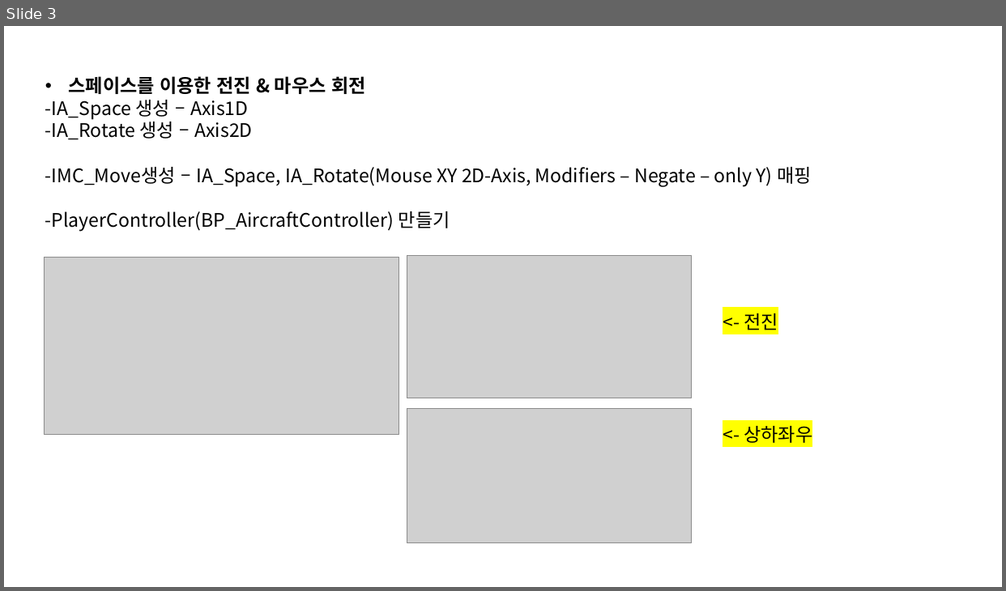
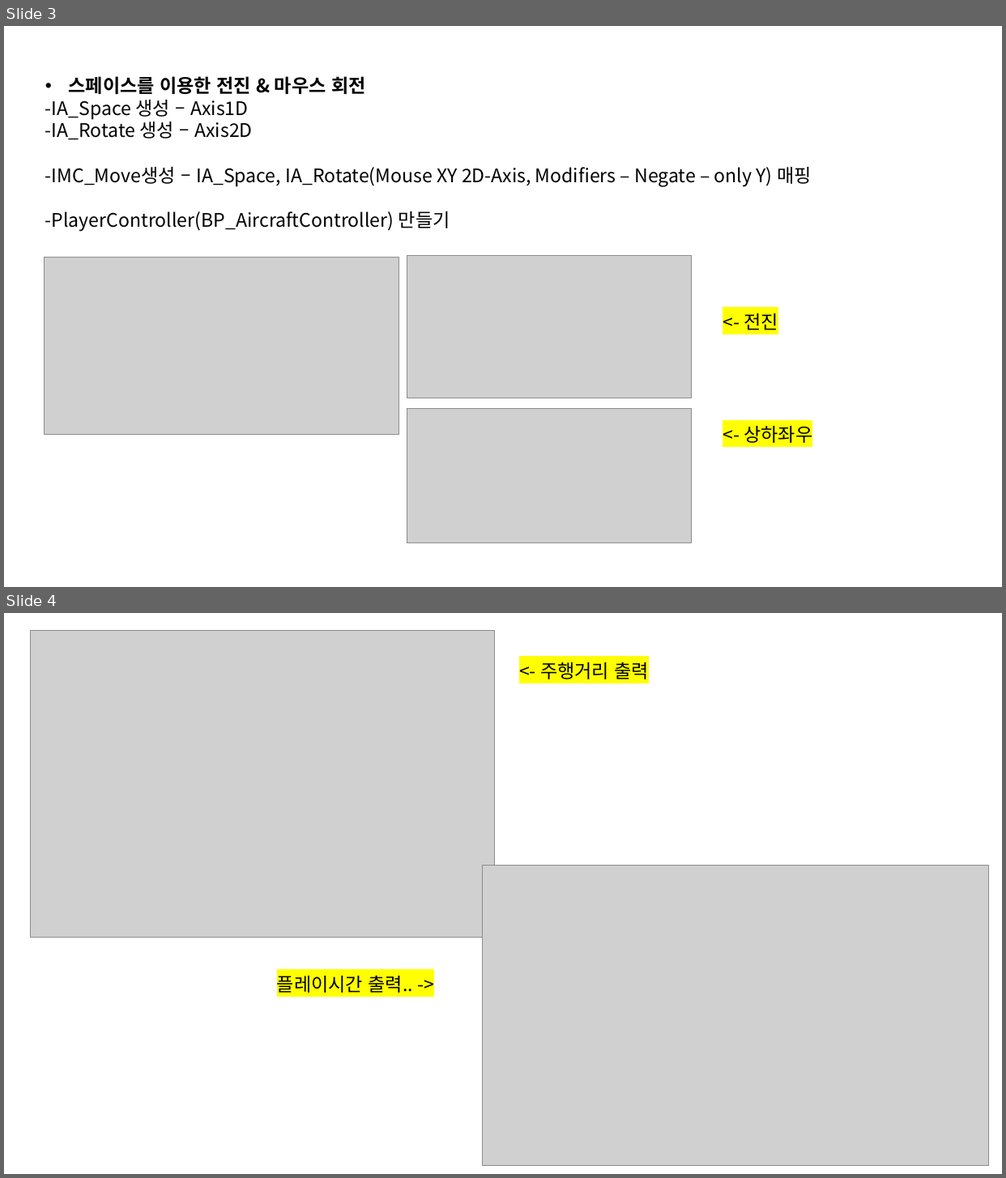
Before and after one commit to 9yu22/UnrealProject, a slide deck: Prac_1stTest.pptx. Shown one above the other, each under a label of ours: slide 3 before the commit, slides 3 and 4 after it. The pictures are 1006x591 and 1006x1178 pixels, drawn with LibreOffice and Linux fonts; fonts in the diff are those of the drawing; grey boxes stand for pictures. Boxes give left, top, right and bottom in pixels: in the first picture for what was removed or moved away, otherwise in the second. Text is boxed around its words. In the diff, an @@ line names an element or a change of style, - is before the commit and + after.

Commit message:
주행거리 출력

```diff
--- a/Prac_1stTest.pptx
+++ b/Prac_1stTest.pptx
@@ slide 4 added at (x1=4, y1=613, x2=1002, y2=1174), background #FFFFFF @@
@@ picture added at (x1=30, y1=630, x2=494, y2=937) @@
@@ text added at (x1=540, y1=658, x2=650, y2=682), 18 pt, text #000000 @@
+<- 주행거리 출력
@@ picture added at (x1=483, y1=865, x2=988, y2=1165) @@
@@ text added at (x1=277, y1=975, x2=413, y2=993), 18 pt, text #000000 @@
+플레이시간 출력.. ->
```
Also in this commit, not shown: 1 slide changed, 1 other file.
